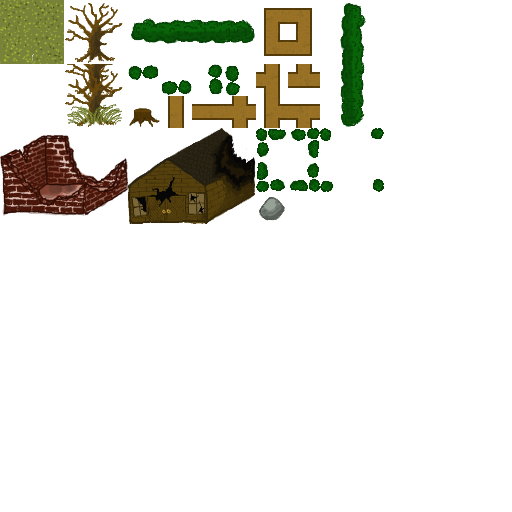
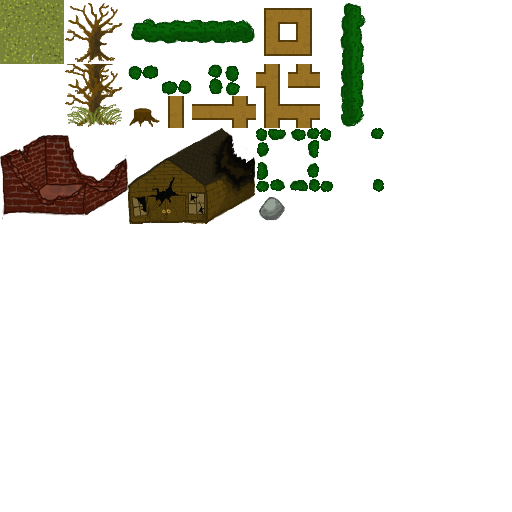
Two versions of the same layered image (512px x 512px). Layer-by-layer changes:
added layer "Baumganzschatten.png" above "Layer" over bbox(0, 134, 128, 219)
painted on "Layer", masked it over bbox(0, 134, 128, 219)
